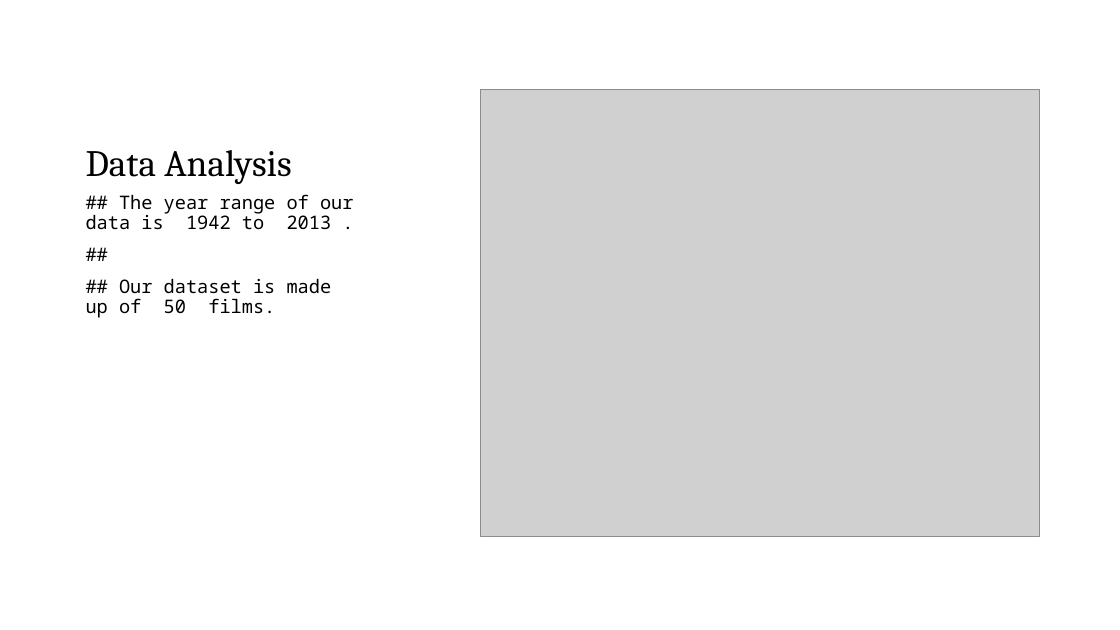
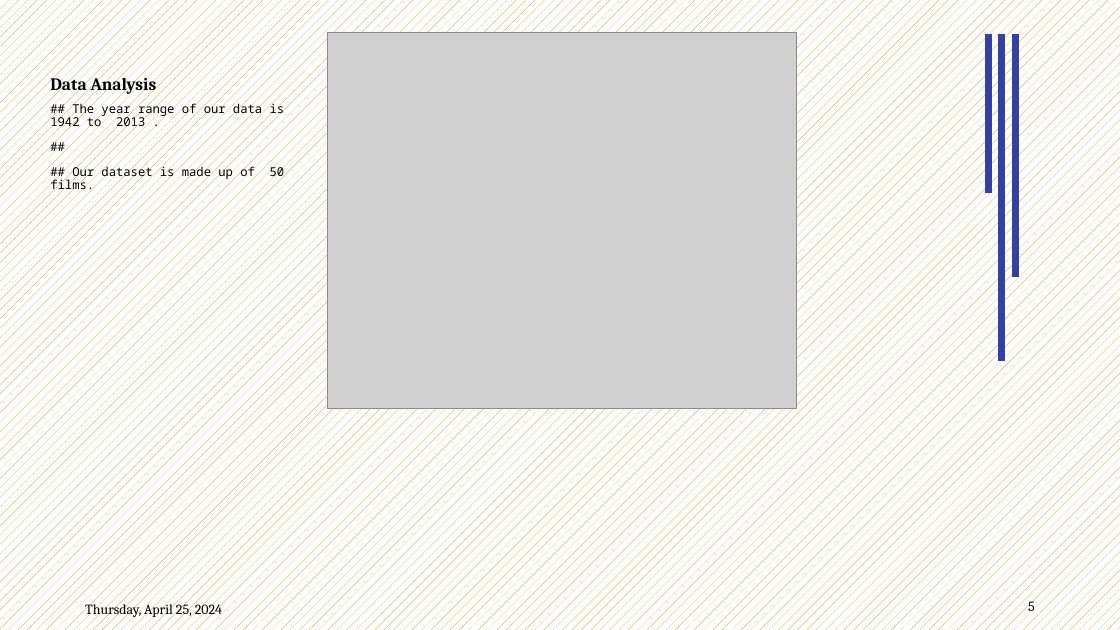
Before and after one commit to Data2401/final-project-fall-2024-classic-films, a slide deck: slide 5 of Slides.pptx (slide 6 before the commit). Drawn at 1120x630 pixels with LibreOffice and Linux fonts; fonts in the diff are those of the drawing; grey boxes stand for pictures; background and template pictures are left out. Boxes give left, top, right and bottom in pixels: in the first picture for what was removed or moved away, otherwise in the second. Text is boxed around its words. In the diff, an @@ line names an element or a change of style, - is before the commit and + after.

```diff
--- a/Slides.pptx
+++ b/Slides.pptx
@@ background picture (left out) to pattern #BF9000 on #FFFFFF @@
@@ title "Data Analysis" moved from (x1=86, y1=150, x2=291, y2=184) to (x1=50, y1=74, x2=157, y2=95) @@
@@ title "Data Analysis" at (x1=50, y1=74, x2=157, y2=95): size 32 to 15 pt, bold on @@
@@ picture resized from (x1=481, y1=90, x2=1039, y2=537) to (x1=328, y1=33, x2=797, y2=408) @@
@@ line added from (989, 193) to (989, 34), #3540A5 6 pt @@
@@ line added from (1002, 361) to (1002, 34), #3540A5 6 pt @@
@@ line added from (1016, 277) to (1016, 34), #3540A5 6 pt @@
@@ text "## The year range of ..." moved from (x1=86, y1=194, x2=353, y2=318) to (x1=50, y1=102, x2=285, y2=181) @@
@@ text "## The year range of ..." at (x1=50, y1=102, x2=285, y2=181): size 16 to 10.5 pt @@
@@ page number added at (x1=1028, y1=599, x2=1035, y2=615), 12 pt, text #000000 @@
+5
@@ text added at (x1=85, y1=601, x2=222, y2=618), 12 pt, text #000000 @@
+Thursday, April 25, 2024
```
Also in this commit, not shown: 14 other slides changed, 1 slide added, 1 slide removed, 2 other files.
